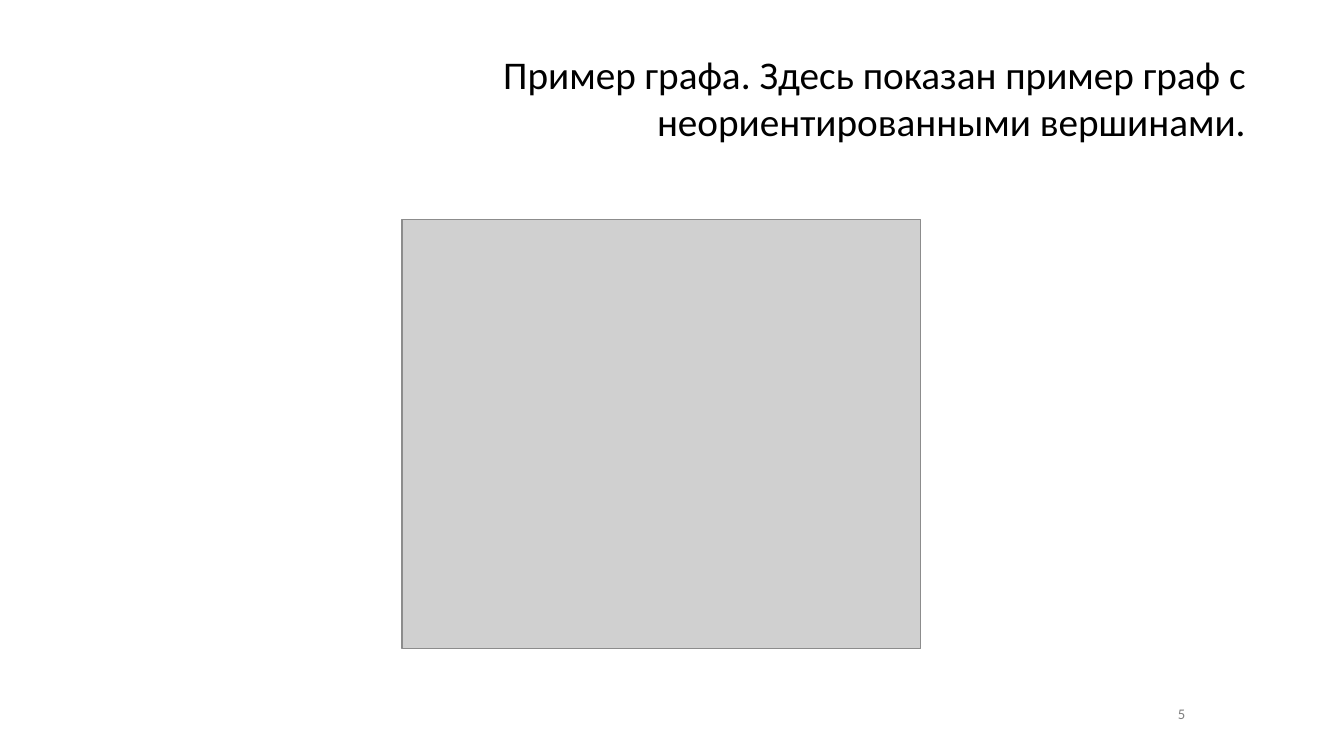
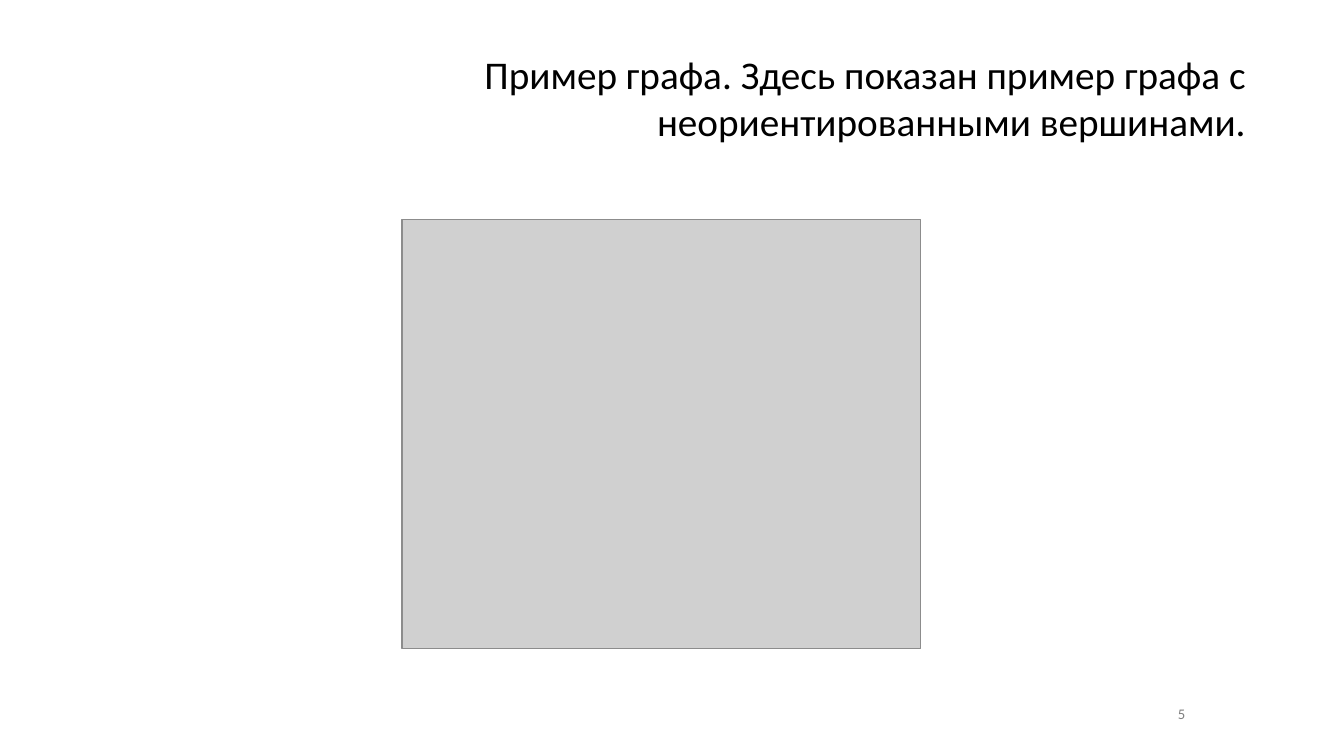
Before and after one commit to yvrashid/Edu-projects, a slide deck: slide 5 of Dijkstra's algorithm/Presentation.pptx. Drawn at 1344x756 pixels with LibreOffice and Linux fonts; fonts in the diff are those of the drawing; grey boxes stand for pictures; background and template pictures are left out. Boxes give left, top, right and bottom in pixels: in the first picture for what was removed or moved away, otherwise in the second. Text is boxed around its words. In the diff, an @@ line names an element or a change of style, - is before the commit and + after.

```diff
--- a/Dijkstra's algorithm/Presentation.pptx
+++ b/Dijkstra's algorithm/Presentation.pptx
@@ title at [484,62,1246,143]: text changed @@
-Пример графа. Здесь показан пример граф с неориентированными вершинами.
+Пример графа. Здесь показан пример графа с неориентированными вершинами.
```
